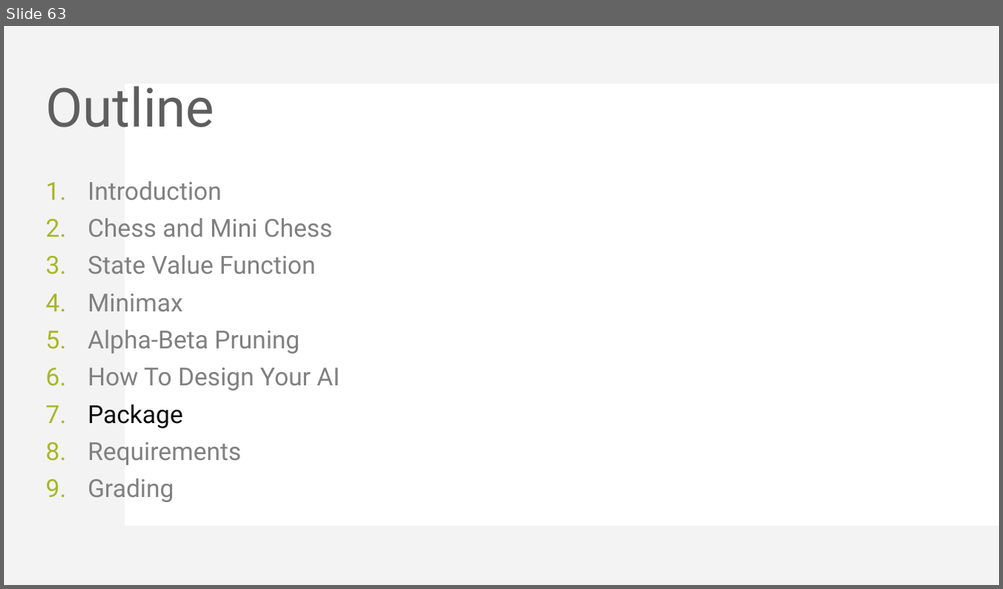
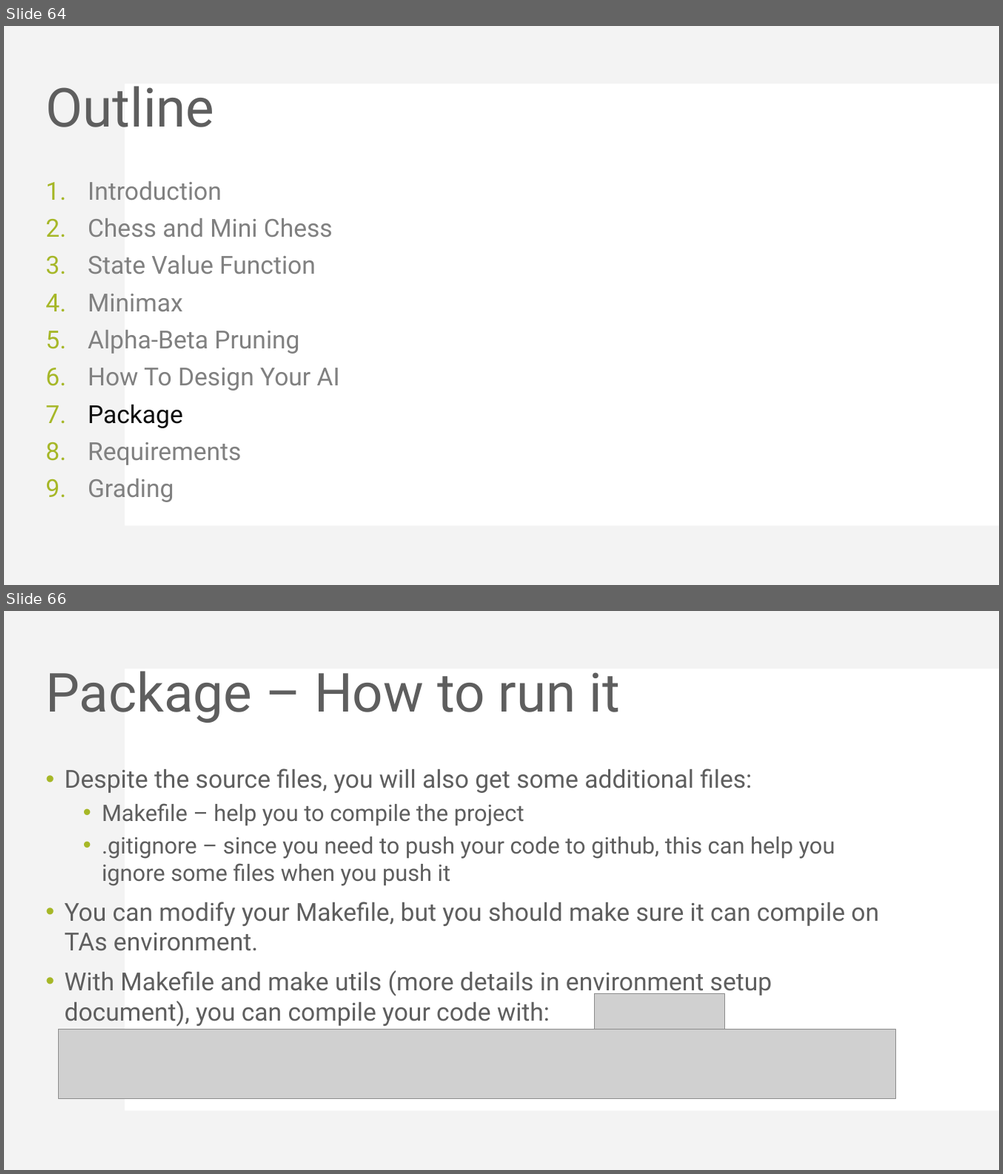
Before and after one commit to KohakuBlueleaf/MiniChess, a slide deck: document/Mini Project 3 introduction.pptx. Shown one above the other, each under a label of ours: slide 63 before the commit, slides 64 and 66 after it; the slides between them are not shown. The pictures are 1003x589 and 1003x1174 pixels, drawn with LibreOffice and Linux fonts; fonts in the diff are those of the drawing; grey boxes stand for pictures. Boxes give left, top, right and bottom in pixels: in the first picture for what was removed or moved away, otherwise in the second. Text is boxed around its words. In the diff, an @@ line names an element or a change of style, - is before the commit and + after.

Commit message:
Update document

```diff
--- a/document/Mini Project 3 introduction.pptx
+++ b/document/Mini Project 3 introduction.pptx
@@ slide 66 added at [4, 611, 999, 1170], background #FFFFFF; not listed: 2 template elements that a slide beside it also shows @@
@@ title added at [45, 671, 620, 723], 52 pt, text #5E5E5E @@
+Package – How to run it
@@ text added at [65, 769, 879, 1026], 24 pt, text #5E5E5E @@
+• Despite the source files, you will also get some additional files:
+  • Makefile – help you to compile the project
+  • .gitignore – since you need to push your code to github, this can help you ignore some files when you push it
+• You can modify your Makefile, but you should make sure it can compile on TAs environment.
+• With Makefile and make utils (more details in environment setup document), you can compile your code with:
@@ picture added at [595, 994, 725, 1031] @@
@@ picture added at [59, 1030, 896, 1099] @@
@@ what was slide 63 is now slide 64 @@
```
Also in this commit, not shown: 1 slide changed, 17 other slides added, 1 other file.
